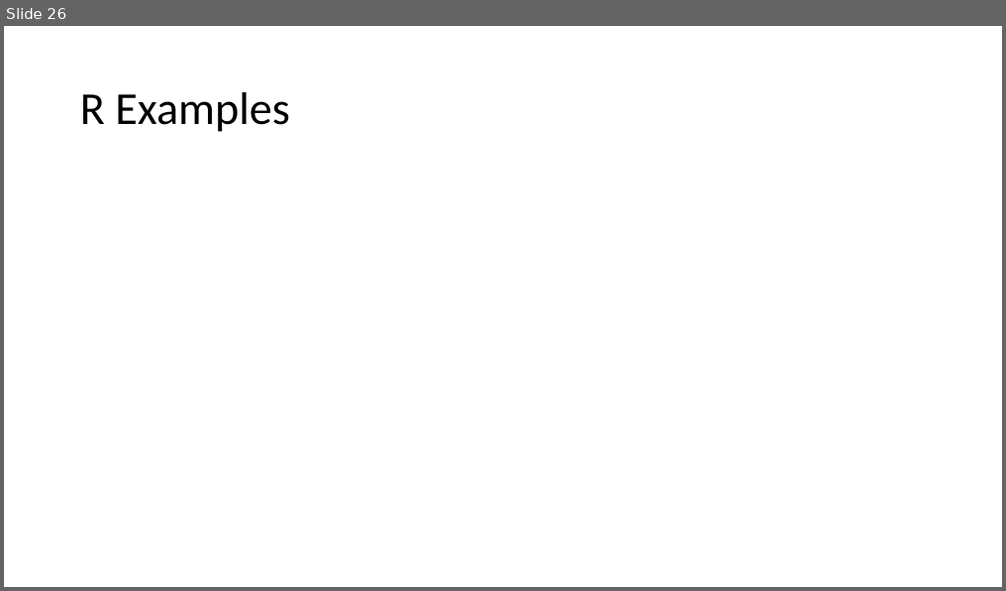
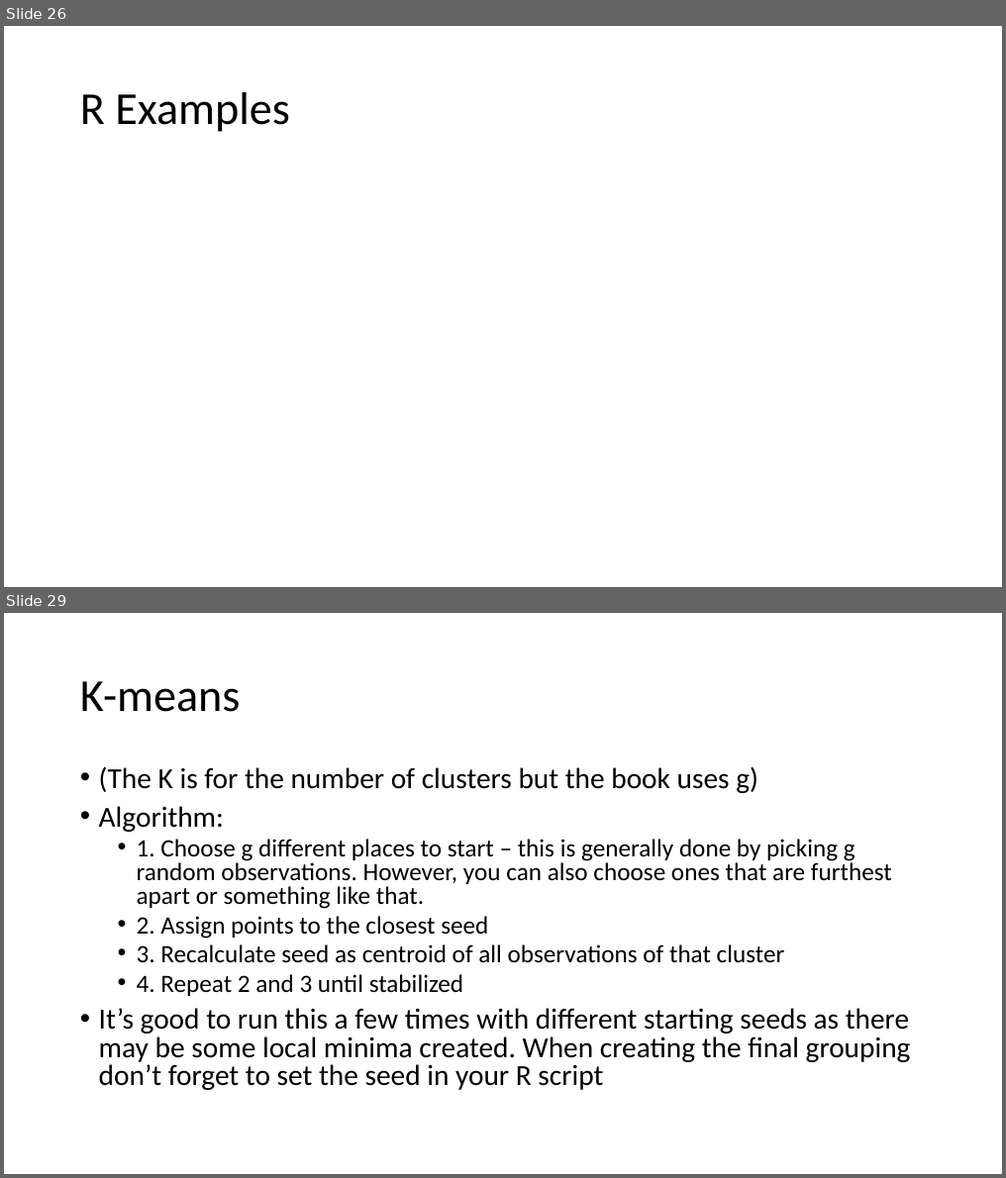
Before and after one commit to hunter-stats/stat717-class-materials, a slide deck: Class 11 Clustering.pptx. Shown one above the other, each under a label of ours: slide 26 before the commit, slides 26 and 29 after it; the slides between them are not shown. The pictures are 1006x591 and 1006x1178 pixels, drawn with LibreOffice and Linux fonts; fonts in the diff are those of the drawing. Boxes give left, top, right and bottom in pixels: in the first picture for what was removed or moved away, otherwise in the second. Text is boxed around its words. In the diff, an @@ line names an element or a change of style, - is before the commit and + after.

```diff
--- a/Class 11 Clustering.pptx
+++ b/Class 11 Clustering.pptx
@@ slide 29 added at <box>4,613,1002,1174</box>, background #FFFFFF @@
@@ title added at <box>80,681,241,712</box>, 44 pt, text #000000 @@
+K-means
@@ text added at <box>99,766,911,1090</box>, 24 pt, text #000000 @@
+• (The K is for the number of clusters but the book uses g)
+• Algorithm:
+  • 1. Choose g different places to start – this is generally done by picking g random observations. However, you can also choose ones that are furthest apart or something like that.
+  • 2. Assign points to the closest seed
+  • 3. Recalculate seed as centroid of all observations of that cluster
+  • 4. Repeat 2 and 3 until stabilized
+• It’s good to run this a few times with different starting seeds as there may be some local minima created. When creating the final grouping don’t forget to set the seed in your R script
```
Also in this commit, not shown: 1 slide changed, 5 other slides added.
